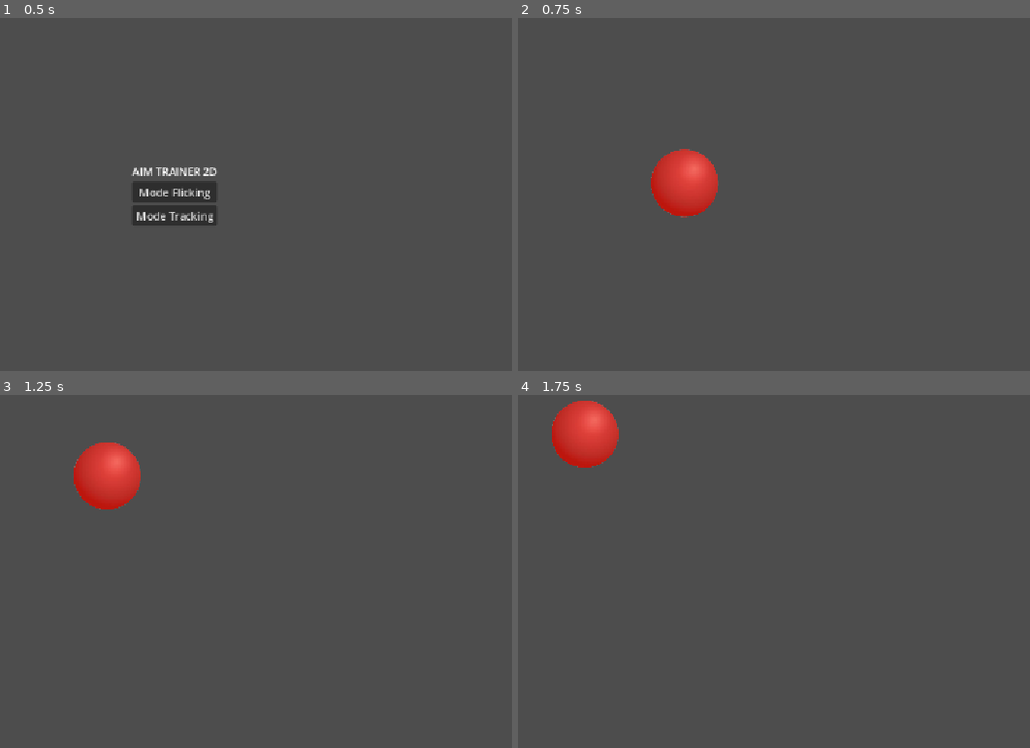
Above: before the commit, frames 1-4 (two rows, left to right).
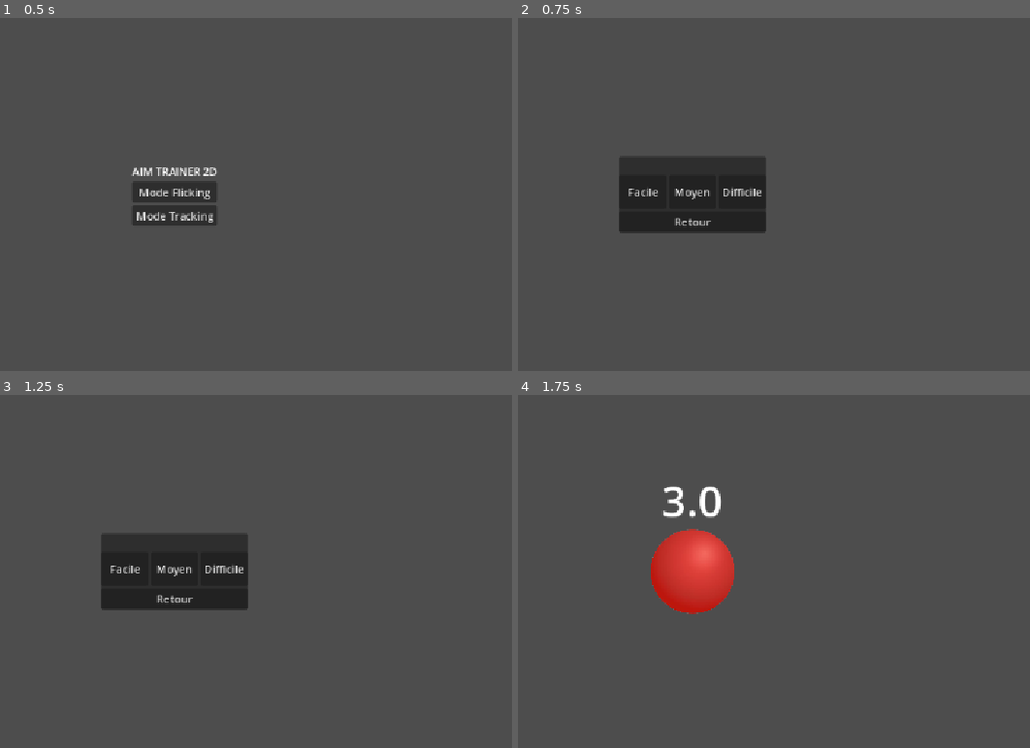
Above: after the commit, the same moments.

Repository: enflak3/trace-x
Game: Godot game, scene res://main_menu.tscn
Same seed, same stepped clock (60 frames per second), same inputs: the game is played once before the commit and once after it.
Inputs (mouse positions are in pixels of both pictures, inside the frame that each line leads up to):
- Up to frame 1 (0.5 s): no input
- Up to frame 2 (0.75 s): click "Mode Tracking" at 0.5 s
- Up to frame 3 (1.25 s): no input
- Up to frame 4 (1.75 s): click (640, 567) at 1.25 s, where only the run after the commit has a clickable "Facile"

Frame 1 is identical in both runs. In frame 2, 6.2% of the frame differs, in the area x 19-49%, y 37-61%; in frame 3, 8.0%, in the area x 14-49%, y 13-61%; in frame 4, 5.5%.

Commit message:
Ajout du choix de difficulté et d'un compte à rebours pour le mode Tracking
- Implémentation de 3 niveaux de difficulté (Facile, Moyen, Difficile) via des presets dans Sessionmanager (vitesse, accélération, taille et fréquence des changements de direction).
- Ajout d'un panneau de sélection de difficulté dans le menu principal sur le modèle du mode Flicking.
- Ajout d'un compte à rebours dynamique de 3 secondes avant le lancement de la manche : la cible apparaît immobile au centre pour permettre au joueur de se placer.
- Adaptation de l'écran des résultats pour afficher la difficulté jouée.
- Nettoyage des références aux nœuds inexistants (menu pause et options non implémentées).

Diff:
--- a/main_menu.gd
+++ b/main_menu.gd
@@ -1,38 +1,66 @@
 extends Control
 
+# Menu principal
+@onready var main_vbox: VBoxContainer = $VBoxContainer
 @onready var btn_flick: Button = $VBoxContainer/BtnFlick
 @onready var btn_tracking: Button = $VBoxContainer/BtnTracking
-@onready var main_vbox: VBoxContainer = $VBoxContainer
 
-# Éléments du sous-panneau
+# Sélecteur de cibles Flick
 @onready var flick_panel: PanelContainer = $FlickSelectPanel
 @onready var btn_10: Button = $FlickSelectPanel/VBoxContainer/HBoxContainer/Btn10
 @onready var btn_25: Button = $FlickSelectPanel/VBoxContainer/HBoxContainer/Btn25
 @onready var btn_50: Button = $FlickSelectPanel/VBoxContainer/HBoxContainer/Btn50
-@onready var btn_back: Button = $FlickSelectPanel/VBoxContainer/BtnBack
+@onready var btn_back_flick: Button = $FlickSelectPanel/VBoxContainer/BtnBack
+
+# Sélecteur de difficulté Tracking
+@onready var tracking_panel: PanelContainer = $TrackingSelectPanel
+@onready var btn_easy: Button = $TrackingSelectPanel/VBoxContainer/HBoxContainer/BtnEasy
+@onready var btn_medium: Button = $TrackingSelectPanel/VBoxContainer/HBoxContainer/BtnMedium
+@onready var btn_hard: Button = $TrackingSelectPanel/VBoxContainer/HBoxContainer/BtnHard
+@onready var btn_back_tracking: Button = $TrackingSelectPanel/VBoxContainer/BtnBack
 
 func _ready() -> void:
 	flick_panel.visible = false
+	tracking_panel.visible = false
 
+	# Connexions boutons du menu
 	btn_flick.pressed.connect(_on_flick_pressed)
 	btn_tracking.pressed.connect(_on_tracking_pressed)
 
+	# Connexions sélecteur de cibles Flick
 	btn_10.pressed.connect(func(): _start_flick(10))
 	btn_25.pressed.connect(func(): _start_flick(25))
 	btn_50.pressed.connect(func(): _start_flick(50))
+	btn_back_flick.pressed.connect(_on_back_from_flick)
 
-	btn_back.pressed.connect(func():
-		flick_panel.visible = false
-		main_vbox.visible = true
-	)
+	# Connexions sélecteur de difficulté Tracking
+	btn_easy.pressed.connect(func(): _start_tracking("easy"))
+	btn_medium.pressed.connect(func(): _start_tracking("medium"))
+	btn_hard.pressed.connect(func(): _start_tracking("hard"))
+	btn_back_tracking.pressed.connect(_on_back_from_tracking)
 
+# --- Navigation Flick ---
 func _on_flick_pressed() -> void:
 	main_vbox.visible = false
 	flick_panel.visible = true
 
-func _on_tracking_pressed() -> void:
-	get_tree().change_scene_to_file("res://trackinggame.tscn")
+func _on_back_from_flick() -> void:
+	flick_panel.visible = false
+	main_vbox.visible = true
 
 func _start_flick(count: int) -> void:
 	Sessionmanager.target_count_setting = count
 	get_tree().change_scene_to_file("res://Main.tscn")
+
+# --- Navigation Tracking ---
+func _on_tracking_pressed() -> void:
+	main_vbox.visible = false
+	tracking_panel.visible = true
+
+func _on_back_from_tracking() -> void:
+	tracking_panel.visible = false
+	main_vbox.visible = true
+
+func _start_tracking(difficulty: String) -> void:
+	Sessionmanager.tracking_difficulty = difficulty
+	get_tree().change_scene_to_file("res://trackinggame.tscn")
--- a/main_menu.tscn
+++ b/main_menu.tscn
@@ -81,5 +81,53 @@
 layout_mode = 2
 text = "Retour"
 
+[node name="TrackingSelectPanel" type="PanelContainer" parent="." unique_id=754337959]
+visible = false
+layout_mode = 1
+anchors_preset = 8
+anchor_left = 0.5
+anchor_top = 0.5
+anchor_right = 0.5
+anchor_bottom = 0.5
+offset_left = -20.0
+offset_top = -20.0
+offset_right = 20.0
+offset_bottom = 20.0
+grow_horizontal = 2
+grow_vertical = 2
+
+[node name="VBoxContainer" type="VBoxContainer" parent="TrackingSelectPanel" unique_id=119927736]
+layout_mode = 2
+
+[node name="Choisir la difficulté" type="Label" parent="TrackingSelectPanel/VBoxContainer" unique_id=454209459]
+layout_mode = 2
+horizontal_alignment = 1
+
+[node name="HBoxContainer" type="HBoxContainer" parent="TrackingSelectPanel/VBoxContainer" unique_id=917055339]
+layout_mode = 2
+
+[node name="BtnEasy" type="Button" parent="TrackingSelectPanel/VBoxContainer/HBoxContainer" unique_id=630816648]
+custom_minimum_size = Vector2(70, 50)
+layout_mode = 2
+text = "Facile"
+
+[node name="BtnMedium" type="Button" parent="TrackingSelectPanel/VBoxContainer/HBoxContainer" unique_id=1748932631]
+custom_minimum_size = Vector2(70, 50)
+layout_mode = 2
+text = "Moyen"
+
+[node name="BtnHard" type="Button" parent="TrackingSelectPanel/VBoxContainer/HBoxContainer" unique_id=997447766]
+custom_minimum_size = Vector2(70, 50)
+layout_mode = 2
+text = "Difficile"
+
+[node name="BtnBack" type="Button" parent="TrackingSelectPanel/VBoxContainer" unique_id=1768869080]
+layout_mode = 2
+text = "Retour"
+
 [connection signal="pressed" from="VBoxContainer/BtnFlick" to="." method="_on_btn_flick_pressed"]
 [connection signal="pressed" from="VBoxContainer/BtnTracking" to="." method="_on_btn_tracking_pressed"]
+[connection signal="pressed" from="TrackingSelectPanel/VBoxContainer/HBoxContainer/BtnEasy" to="." method="_on_btn_easy_pressed"]
+[connection signal="pressed" from="TrackingSelectPanel/VBoxContainer/HBoxContainer/BtnMedium" to="." method="_on_btn_medium_pressed"]
+[connection signal="pressed" from="TrackingSelectPanel/VBoxContainer/HBoxContainer/BtnHard" to="." method="_on_btn_hard_pressed"]
+[connection signal="pressed" from="TrackingSelectPanel/VBoxContainer/BtnBack" to="." method="_on_btn_back_pressed"]
--- a/resultscreen.gd
+++ b/resultscreen.gd
@@ -11,6 +11,12 @@
 @onready var menu_button: Button = $PanelContainer/VBoxContainer/buttoncontainer/menubutton
 
 var last_mode: String = ""
+
+const DIFFICULTY_LABELS: Dictionary = {
+	"easy": "Facile",
+	"medium": "Moyen",
+	"hard": "Difficile"
+}
 
 func _ready() -> void:
 	retry_button.pressed.connect(_on_retry_pressed)
@@ -26,7 +32,8 @@
 	var metrics = session["metrics"]
 
 	if last_mode == "flick":
-		mode_title.text = "RÉSULTATS - FLICKING"
+		var total_targets = int(metrics.get("total_targets", Sessionmanager.target_count_setting))
+		mode_title.text = "RÉSULTATS - FLICKING (" + str(total_targets) + " CIBLES)"
 
 		# On affiche le taux de réussite brut comme précision principale (pour la note SS/S/A/...)
 		var hit_rate = float(metrics.get("hit_rate_pct", 0.0))
@@ -52,7 +59,10 @@
 		stat3.text = "Efficacité trajectoire : " + str(snapped(avg_eff * 100.0, 0.1)) + " %"
 
 	elif last_mode == "tracking":
-		mode_title.text = "RÉSULTATS - TRACKING"
+		var raw_diff: String = metrics.get("difficulty", Sessionmanager.tracking_difficulty)
+		var diff_label: String = DIFFICULTY_LABELS.get(raw_diff, raw_diff.capitalize())
+
+		mode_title.text = "RÉSULTATS - TRACKING (" + diff_label.to_upper() + ")"
 		var tot = float(metrics["time_on_target_pct"])
 		accuracy_label.text = "Time on Target : " + str(tot) + " %"
 		grade_label.text = calculate_grade(tot)
@@ -63,7 +73,7 @@
 
 		stat1.text = "Précision de centrage : " + str(snapped(centering_score, 0.1)) + " %"
 		stat2.text = "Dérive moyenne : " + str(avg_offset) + " px"
-		stat3.text = "Durée du test : " + str(metrics["duration_sec"]) + " s"
+		stat3.text = "Difficulté : " + diff_label + " (" + str(int(metrics["duration_sec"])) + " s)"
 
 	# Code couleur osu! pour le grade
 	match grade_label.text:
@@ -95,7 +105,6 @@
 		get_tree().change_scene_to_file("res://trackinggame.tscn")
 
 func _on_menu_pressed() -> void:
-	# Si votre binôme a fait un MainMenu.tscn, sinon recharge le jeu
 	if ResourceLoader.exists("res://main_menu.tscn"):
 		get_tree().change_scene_to_file("res://main_menu.tscn")
 	else:
--- a/sessionmanager.gd
+++ b/sessionmanager.gd
@@ -1,53 +1,71 @@
 extends Node
 
-const SAVE_PATH: String = "user://session_history.json"
+var target_count_setting: int = 10
+var tracking_difficulty: String = "medium"
 
-# Tableau contenant l'historique complet des sessions
+const TRACKING_PRESETS: Dictionary = {
+	"easy": {
+		"max_speed": 250.0,
+		"acceleration": 3.0,
+		"target_scale": 1.25,
+		"strafe_min": 0.9,
+		"strafe_max": 1.8
+	},
+	"medium": {
+		"max_speed": 380.0,
+		"acceleration": 4.5,
+		"target_scale": 1.0,
+		"strafe_min": 0.5,
+		"strafe_max": 1.3
+	},
+	"hard": {
+		"max_speed": 540.0,
+		"acceleration": 7.5,
+		"target_scale": 0.75,
+		"strafe_min": 0.25,
+		"strafe_max": 0.75
+	}
+}
+
 var history: Array = []
-var target_count_setting: int = 10
+
+# Overlay FPS global
+var fps_label: Label = null
+var show_fps: bool = false
 
 func _ready() -> void:
-	load_history()
+	# CanvasLayer indépendant pour que l'overlay reste par-dessus toutes les scènes
+	var canvas_layer = CanvasLayer.new()
+	canvas_layer.layer = 128
+	add_child(canvas_layer)
 
-func save_session(mode_name: String, session_metrics: Dictionary) -> void:
-	var session_entry = {
-		"session_id": history.size() + 1,
+	fps_label = Label.new()
+	fps_label.visible = false
+	fps_label.set_anchors_preset(Control.PRESET_BOTTOM_RIGHT)
+	fps_label.offset_left = -90
+	fps_label.offset_top = -30
+	fps_label.offset_right = -10
+	fps_label.offset_bottom = -10
+	fps_label.horizontal_alignment = HORIZONTAL_ALIGNMENT_RIGHT
+	fps_label.modulate = Color(1, 1, 1, 0.7)
+	canvas_layer.add_child(fps_label)
+
+func _process(_delta: float) -> void:
+	if show_fps and fps_label:
+		fps_label.text = str(Engine.get_frames_per_second()) + " FPS"
+
+func set_fps_display(enabled: bool) -> void:
+	show_fps = enabled
+	if fps_label:
+		fps_label.visible = enabled
+
+func set_fps_limit(limit: int) -> void:
+	Engine.max_fps = limit
+
+func save_session(mode_name: String, metrics: Dictionary) -> void:
+	var entry = {
 		"mode": mode_name,
-		"timestamp_unix": Time.get_unix_time_from_system(),
-		"datetime_iso": Time.get_datetime_string_from_system(false, true),
-		"display_resolution": {
-			"width": get_viewport().get_visible_rect().size.x,
-			"height": get_viewport().get_visible_rect().size.y
-		},
-		"metrics": session_metrics
+		"metrics": metrics,
+		"timestamp": Time.get_datetime_string_from_system()
 	}
-
-	history.append(session_entry)
-	write_to_disk()
-	print("[SessionManager] Session #", session_entry["session_id"], " (", mode_name, ") sauvegardée.")
-
-func write_to_disk() -> void:
-	var file = FileAccess.open(SAVE_PATH, FileAccess.WRITE)
-	if file:
-		file.store_string(JSON.stringify(history, "\t"))
-		file.close()
-	else:
-		printerr("[SessionManager] Erreur lors de l'ouverture du fichier en écriture.")
-
-func load_history() -> void:
-	if not FileAccess.file_exists(SAVE_PATH):
-		history = []
-		return
-
-	var file = FileAccess.open(SAVE_PATH, FileAccess.READ)
-	if file:
-		var content = file.get_as_text()
-		file.close()
-		var parsed = JSON.parse_string(content)
-		if parsed is Array:
-			history = parsed
-		else:
-			history = []
-
-func get_sessions_by_mode(mode_name: String) -> Array:
-	return history.filter(func(s): return s["mode"] == mode_name)
+	history.append(entry)
--- a/targettracking.gd
+++ b/targettracking.gd
@@ -2,6 +2,9 @@
 
 @export var max_speed: float = 380.0
 @export var acceleration: float = 4.5
+@export var target_scale: float = 1.0
+@export var strafe_interval_min: float = 0.5
+@export var strafe_interval_max: float = 1.3
 # Marge d'éloignement par rapport aux bords de l'écran (en pixels)
 @export var screen_margin: float = 120.0
 
@@ -9,6 +12,7 @@
 var target_velocity: Vector2 = Vector2.ZERO
 
 var is_hovered: bool = false
+var is_moving: bool = false
 var tracked_time_msec: int = 0
 var last_enter_time: int = 0
 
@@ -17,10 +21,27 @@
 var strafe_timer: float = 0.0
 var next_strafe_interval: float = 0.8
 
-func _ready() -> void:
+func apply_difficulty(preset: Dictionary) -> void:
+	max_speed = preset.get("max_speed", 380.0)
+	acceleration = preset.get("acceleration", 4.5)
+	target_scale = preset.get("target_scale", 1.0)
+	strafe_interval_min = preset.get("strafe_min", 0.5)
+	strafe_interval_max = preset.get("strafe_max", 1.3)
+	scale = Vector2(target_scale, target_scale)
+
+func start_moving() -> void:
+	tracked_time_msec = 0
+	distance_samples.clear()
+	is_moving = true
+	# Si le joueur a déjà placé son curseur sur la boule pendant les 3 s, on démarre le chrono ici
+	if is_hovered:
+		last_enter_time = Time.get_ticks_msec()
 	pick_new_target_velocity()
 
 func _process(delta: float) -> void:
+	if not is_moving:
+		return
+
 	var screen_size = get_viewport_rect().size
 	var bounds_min = Vector2(screen_margin, screen_margin)
 	var bounds_max = screen_size - Vector2(screen_margin, screen_margin)
@@ -54,13 +75,13 @@
 
 func pick_new_target_velocity() -> void:
 	strafe_timer = 0.0
-	next_strafe_interval = randf_range(0.5, 1.3)
+	next_strafe_interval = randf_range(strafe_interval_min, strafe_interval_max)
 
 	var screen_center = get_viewport_rect().size / 2.0
 	var to_center = (screen_center - position).normalized()
 
 	# Calcule la distance relative par rapport au centre (0.0 au centre, 1.0 aux bords)
-	var max_offset = (screen_center - Vector2(screen_margin, screen_margin)).length()
+	var max_offset = max((screen_center - Vector2(screen_margin, screen_margin)).length(), 1.0)
 	var current_offset = position.distance_to(screen_center)
 	var danger_factor = clamp(current_offset / max_offset, 0.0, 1.0)
 
@@ -76,10 +97,12 @@
 
 func _on_mouse_entered() -> void:
 	is_hovered = true
-	last_enter_time = Time.get_ticks_msec()
+	if is_moving:
+		last_enter_time = Time.get_ticks_msec()
 
 func _on_mouse_exited() -> void:
 	if is_hovered:
-		var now = Time.get_ticks_msec()
-		tracked_time_msec += (now - last_enter_time)
+		if is_moving:
+			var now = Time.get_ticks_msec()
+			tracked_time_msec += (now - last_enter_time)
 		is_hovered = false
--- a/trackinggame.gd
+++ b/trackinggame.gd
@@ -2,15 +2,47 @@
 
 var tracking_target_scene: PackedScene = preload("res://targettracking.tscn")
 
+const COUNTDOWN_DURATION_SEC: float = 3.0
 const SESSION_DURATION_SEC: float = 15.0
+
+var countdown_remaining: float = COUNTDOWN_DURATION_SEC
+var is_counting_down: bool = false
+var countdown_label: Label = null
+
 var time_elapsed: float = 0.0
 var active_target: Area2D = null
 var session_active: bool = false
 
 func _ready() -> void:
-	start_tracking_session()
+	_setup_countdown_ui()
+	prepare_tracking_session()
+
+func _setup_countdown_ui() -> void:
+	var hud_layer = CanvasLayer.new()
+	add_child(hud_layer)
+
+	countdown_label = Label.new()
+	countdown_label.horizontal_alignment = HORIZONTAL_ALIGNMENT_CENTER
+	countdown_label.vertical_alignment = VERTICAL_ALIGNMENT_CENTER
+	countdown_label.add_theme_font_size_override("font_size", 64)
+	countdown_label.set_anchors_preset(Control.PRESET_CENTER)
+	countdown_label.offset_left = -100
+	countdown_label.offset_right = 100
+	countdown_label.offset_top = -150
+	countdown_label.offset_bottom = -70
+	hud_layer.add_child(countdown_label)
 
 func _process(delta: float) -> void:
+	if is_counting_down:
+		countdown_remaining -= delta
+		if countdown_remaining > 0.0:
+			countdown_label.text = str(ceil(countdown_remaining))
+		else:
+			is_counting_down = false
+			countdown_label.visible = false
+			start_tracking_session()
+		return
+
 	if not session_active:
 		return
 
@@ -18,20 +50,41 @@
 	if time_elapsed >= SESSION_DURATION_SEC:
 		finish_tracking_session()
 
-func start_tracking_session() -> void:
+func prepare_tracking_session() -> void:
 	time_elapsed = 0.0
-	session_active = true
+	session_active = false
 
+	# Instancie et affiche la boule immobile au centre dès le début des 3 secondes
 	active_target = tracking_target_scene.instantiate()
+	var preset = Sessionmanager.TRACKING_PRESETS.get(
+		Sessionmanager.tracking_difficulty,
+		Sessionmanager.TRACKING_PRESETS["medium"]
+	)
+	active_target.apply_difficulty(preset)
 	active_target.position = get_viewport_rect().size / 2.0
 	add_child(active_target)
-	print("--- SESSION TRACKING DÉMARRÉE (15 s) ---")
+
+	countdown_remaining = COUNTDOWN_DURATION_SEC
+	is_counting_down = true
+	countdown_label.visible = true
+	countdown_label.text = str(int(COUNTDOWN_DURATION_SEC))
+
+func start_tracking_session() -> void:
+	session_active = true
+	active_target.start_moving()
+	print("--- SESSION TRACKING DÉMARRÉE (15 s | Difficulté : ", Sessionmanager.tracking_difficulty, ") ---")
 
 func finish_tracking_session() -> void:
 	session_active = false
+	# Clôture proprement le temps si le curseur est encore sur la cible à la fin des 15s
+	if active_target.is_hovered:
+		var now = Time.get_ticks_msec()
+		active_target.tracked_time_msec += (now - active_target.last_enter_time)
+		active_target.is_hovered = false
+
 	var total_time_ms = int(SESSION_DURATION_SEC * 1000.0)
 	var tracked_ms = active_target.tracked_time_msec
-	var tracking_ratio = (float(tracked_ms) / float(total_time_ms)) * 100.0
+	var tracking_ratio = clamp((float(tracked_ms) / float(total_time_ms)) * 100.0, 0.0, 100.0)
 
 	var samples = active_target.distance_samples
 	var avg_distance: float = 0.0
@@ -42,6 +95,7 @@
 		avg_distance = total_dist / float(samples.size())
 
 	var tracking_metrics = {
+		"difficulty": Sessionmanager.tracking_difficulty,
 		"duration_sec": SESSION_DURATION_SEC,
 		"tracked_time_ms": tracked_ms,
 		"total_time_ms": total_time_ms,
@@ -54,3 +108,7 @@
 	active_target.queue_free()
 	# Transition automatique vers le récap
 	get_tree().change_scene_to_file("res://resultscreen.tscn")
+
+func _input(event: InputEvent) -> void:
+	if event.is_action_pressed("ui_cancel"):
+		get_tree().change_scene_to_file("res://main_menu.tscn")
